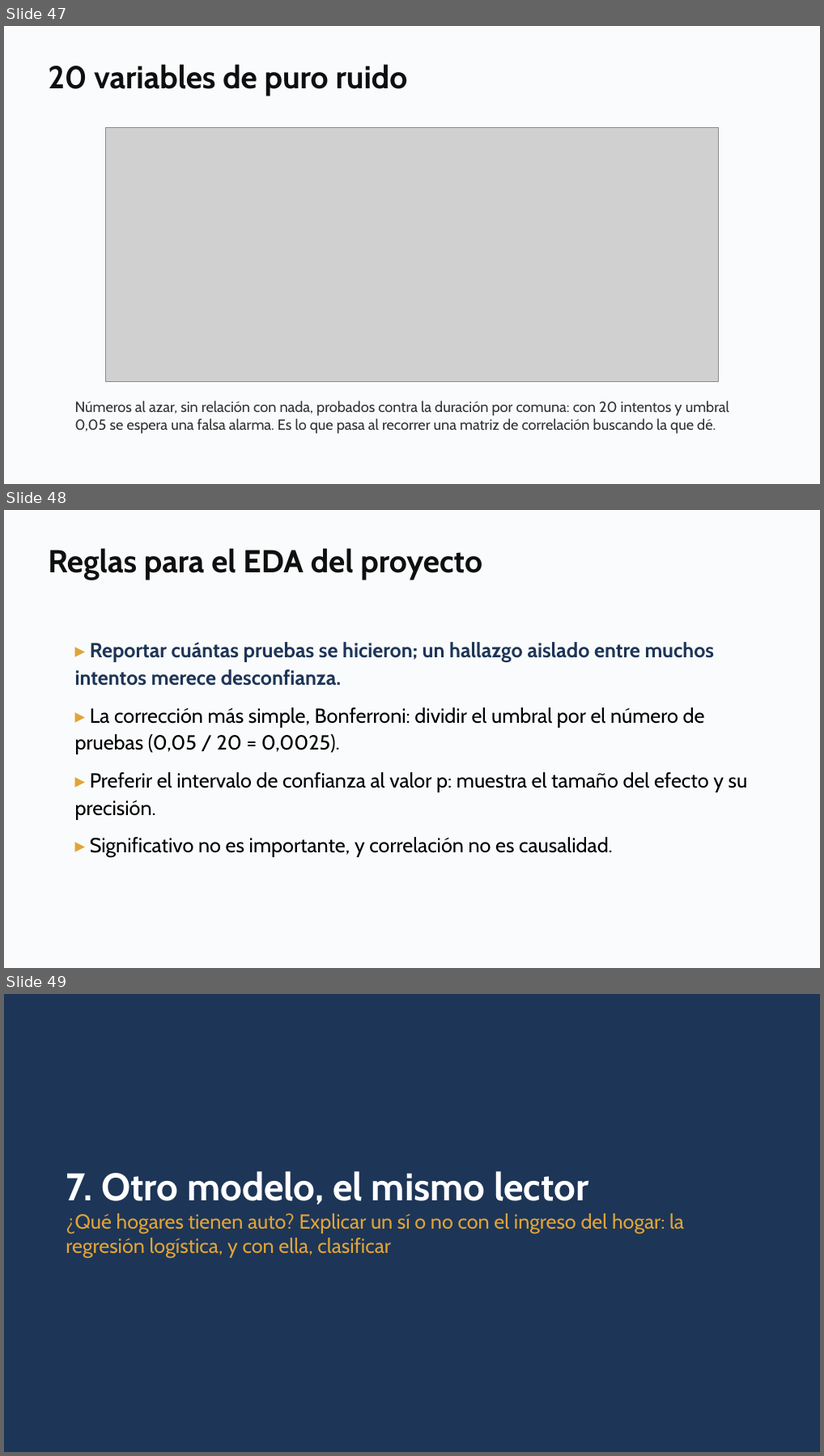
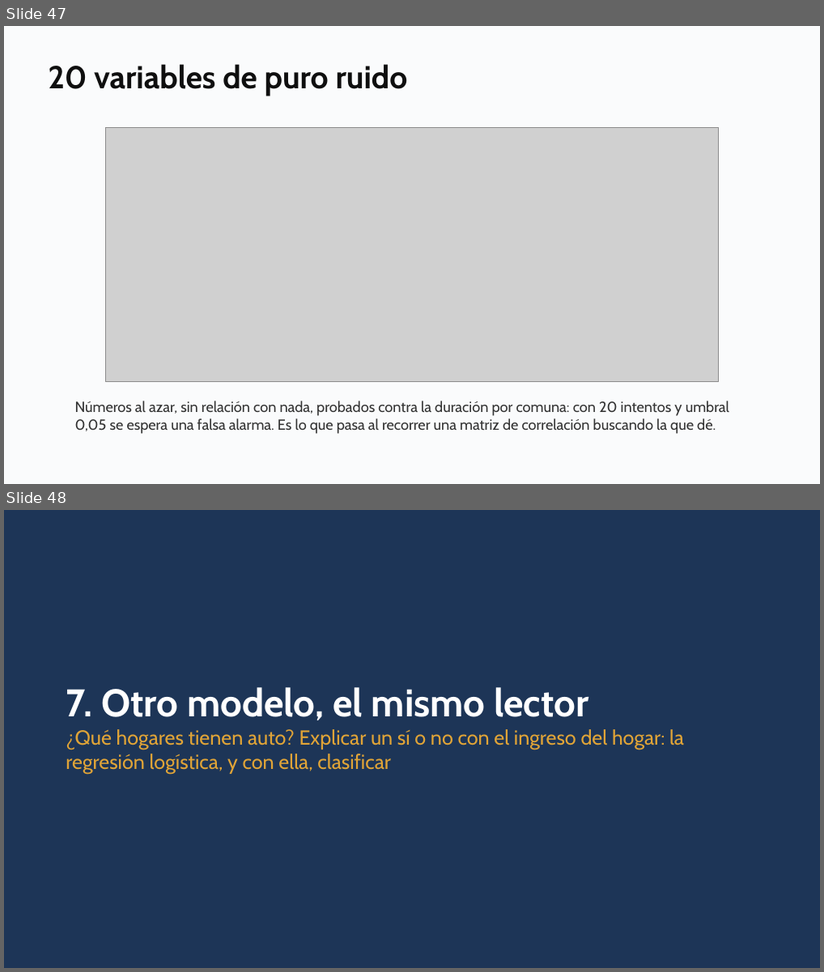
Before and after one commit to daniopitz/diplomado-cdd, a slide deck: presentaciones/clase05_probabilidad_inferencia.pptx. Shown one above the other, each under a label of ours: slides 47, 48 and 49 before the commit, slides 47 and 48 after it. The pictures are 824x1456 and 824x972 pixels, drawn with LibreOffice and Linux fonts; fonts in the diff are those of the drawing; grey boxes stand for pictures. Boxes give left, top, right and bottom in pixels: in the first picture for what was removed or moved away, otherwise in the second. Text is boxed around its words. In the diff, an @@ line names an element or a change of style, - is before the commit and + after.

```diff
--- a/presentaciones/clase05_probabilidad_inferencia.pptx
+++ b/presentaciones/clase05_probabilidad_inferencia.pptx
@@ slide 48 removed at bbox=[4, 510, 820, 968], background #FFFFFF @@
@@ rectangle removed at bbox=[4, 510, 820, 968] @@
@@ text removed at bbox=[48, 548, 483, 580] @@
-Reglas para el EDA del proyecto
@@ text removed at bbox=[75, 642, 748, 857] @@
-▸ Reportar cuántas pruebas se hicieron; un hallazgo aislado entre muchos intentos merece desconfianza.
-▸ La corrección más simple, Bonferroni: dividir el umbral por el número de pruebas (0,05 / 20 = 0,0025).
-▸ Preferir el intervalo de confianza al valor p: muestra el tamaño del efecto y su precisión.
-▸ Significativo no es importante, y correlación no es causalidad.
@@ what was slide 49 is now slide 48 @@
```
Also in this commit, not shown: 3 other files.
